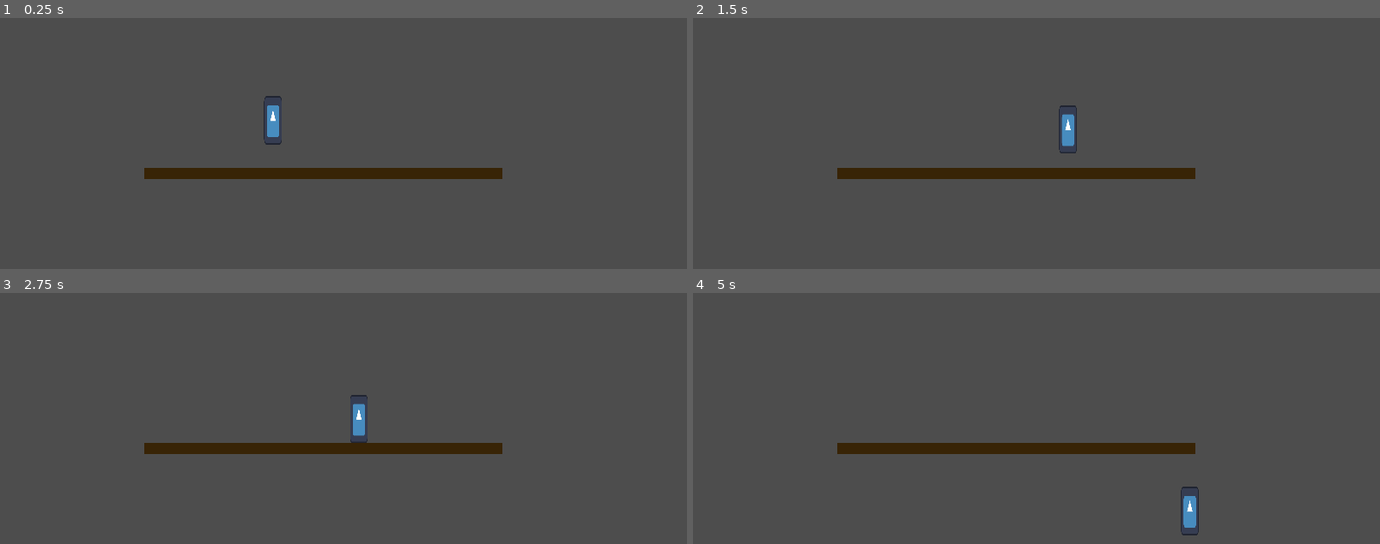
Above: before the commit, frames 1-4 (two rows, left to right).
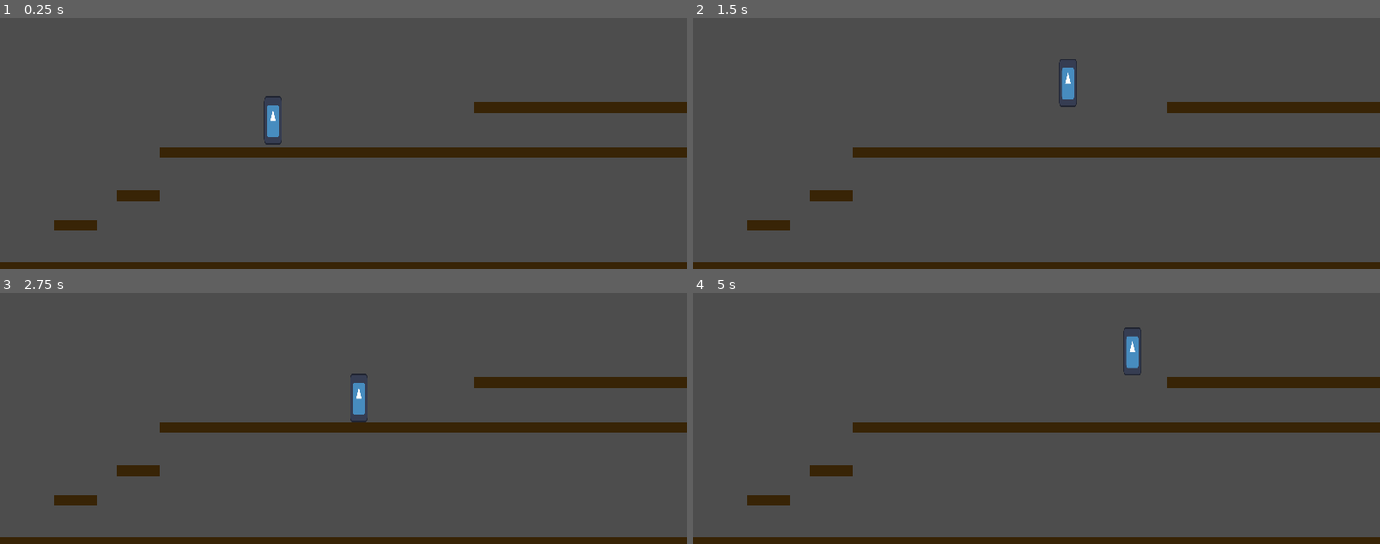
Above: after the commit, the same moments.

Repository: LeonMatthes/ggj25-info-bubble-platformer
Game: Godot game, scene res://levels/test_level.tscn
Same seed, same stepped clock (60 frames per second), same inputs: the game is played once before the commit and once after it. The engine's default icon, where the game draws it, is replaced by a stand-in: a white triangle on a blue panel in a dark square.
Inputs:
- Up to frame 1 (0.25 s): no input
- Up to frame 2 (1.5 s): tap Enter (ui_accept) at 0.5 s; hold D (player_right) from 0.53 s (still down); tap Up (player_jump) at 0.77 s
- Up to frame 3 (2.75 s): tap Up (player_jump) at 1.52 s; release D (player_right) at 2.03 s; hold A (player_left) from 2.03 s (still down)
- Up to frame 4 (5 s): release A (player_left) at 2.78 s; hold D (player_right) 2.78-4.28 s; tap Up (player_jump) at 3.02, 3.77, 4.52 s; hold A (player_left) from 4.28 s (still down)

The runs differ from the first frame. In frame 1, 10% of the frame differs, in the area x 0-100%, y 33-100%; in frame 2, 11%; in frame 3, 10%; in frame 4, 11%, in the area x 0-100%, y 13-100%.

Commit message:
Controller Support + More Test Scene

Diff:
--- a/Scripts/test_player.gd
+++ b/Scripts/test_player.gd
@@ -1,7 +1,7 @@
 extends CharacterBody2D
 
 const SPEED = 300.0
-const JUMP_VELOCITY = -400.0
+const JUMP_VELOCITY = -500.0
 
 
 func _physics_process(delta: float) -> void:
--- a/levels/test_level.tscn
+++ b/levels/test_level.tscn
@@ -11,14 +11,65 @@
 [node name="testLevel" type="Node2D"]
 
 [node name="TestPlayer" parent="." instance=ExtResource("1_3y6d0")]
+z_index = 1
 position = Vector2(763, 635)
 
-[node name="StaticBody2D" type="StaticBody2D" parent="."]
-position = Vector2(903, 813)
+[node name="Main Floor" type="StaticBody2D" parent="."]
+position = Vector2(1186, 754)
+scale = Vector2(1.48, 1)
 
-[node name="MeshInstance2D" type="MeshInstance2D" parent="StaticBody2D"]
+[node name="MeshInstance2D" type="MeshInstance2D" parent="Main Floor"]
 modulate = Color(0.220725, 0.139809, 0.0259767, 1)
 mesh = SubResource("QuadMesh_fo7f5")
 
-[node name="CollisionShape2D" type="CollisionShape2D" parent="StaticBody2D"]
+[node name="CollisionShape2D" type="CollisionShape2D" parent="Main Floor"]
 shape = SubResource("RectangleShape2D_hxl0j")
+
+[node name="Basement" type="StaticBody2D" parent="."]
+position = Vector2(960, 1076)
+scale = Vector2(1.96, 1)
+
+[node name="MeshInstance2D" type="MeshInstance2D" parent="Basement"]
+modulate = Color(0.220725, 0.139809, 0.0259767, 1)
+mesh = SubResource("QuadMesh_fo7f5")
+
+[node name="CollisionShape2D" type="CollisionShape2D" parent="Basement"]
+shape = SubResource("RectangleShape2D_hxl0j")
+
+[node name="RightLedge" type="StaticBody2D" parent="."]
+position = Vector2(1626, 628)
+scale = Vector2(0.600002, 1)
+
+[node name="MeshInstance2D" type="MeshInstance2D" parent="RightLedge"]
+modulate = Color(0.220725, 0.139809, 0.0259767, 1)
+mesh = SubResource("QuadMesh_fo7f5")
+
+[node name="CollisionShape2D" type="CollisionShape2D" parent="RightLedge"]
+shape = SubResource("RectangleShape2D_hxl0j")
+one_way_collision = true
+
+[node name="stairs" type="Node2D" parent="."]
+
+[node name="Platform4" type="StaticBody2D" parent="stairs"]
+position = Vector2(387, 875)
+scale = Vector2(0.120002, 1)
+
+[node name="MeshInstance2D" type="MeshInstance2D" parent="stairs/Platform4"]
+modulate = Color(0.220725, 0.139809, 0.0259767, 1)
+mesh = SubResource("QuadMesh_fo7f5")
+
+[node name="CollisionShape2D" type="CollisionShape2D" parent="stairs/Platform4"]
+shape = SubResource("RectangleShape2D_hxl0j")
+one_way_collision = true
+
+[node name="Platform5" type="StaticBody2D" parent="stairs"]
+position = Vector2(212, 958)
+scale = Vector2(0.120002, 1)
+
+[node name="MeshInstance2D" type="MeshInstance2D" parent="stairs/Platform5"]
+modulate = Color(0.220725, 0.139809, 0.0259767, 1)
+mesh = SubResource("QuadMesh_fo7f5")
+
+[node name="CollisionShape2D" type="CollisionShape2D" parent="stairs/Platform5"]
+shape = SubResource("RectangleShape2D_hxl0j")
+one_way_collision = true
--- a/project.godot
+++ b/project.godot
@@ -38,7 +38,7 @@
 "deadzone": 0.5,
 "events": [Object(InputEventKey,"resource_local_to_scene":false,"resource_name":"","device":-1,"window_id":0,"alt_press …(191 unchanged characters)…
 , Object(InputEventKey,"resource_local_to_scene":false,"resource_name":"","device":-1,"window_id":0,"alt_pressed":false …(186 unchanged characters)…
-, Object(InputEventJoypadMotion,"resource_local_to_scene":false,"resource_name":"","device":-1,"axis":0,"axis_value":1.0,"script":null)
+, Object(InputEventJoypadMotion,"resource_local_to_scene":false,"resource_name":"","device":-1,"axis":0,"axis_value":-1.0,"script":null)
 ]
 }
 player_right={
